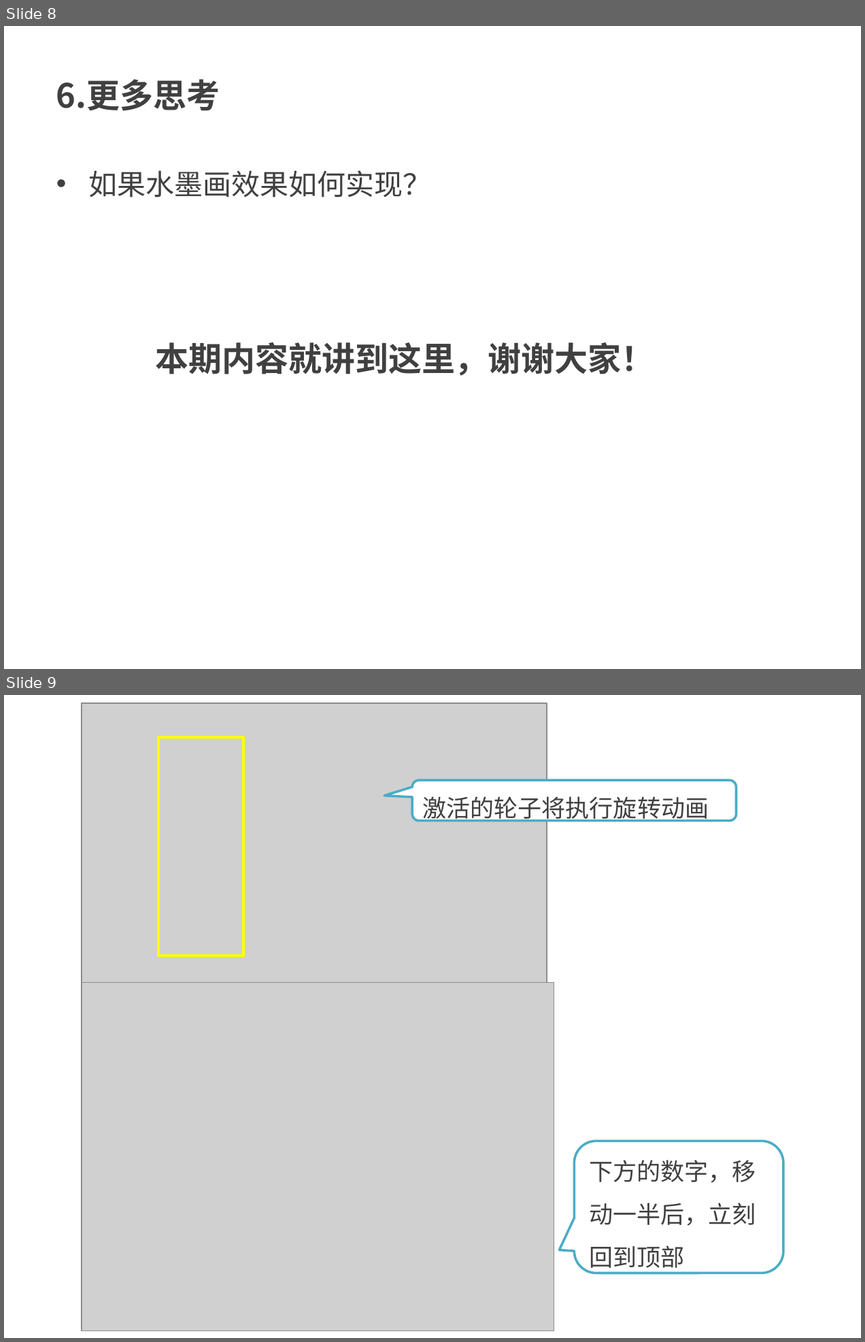
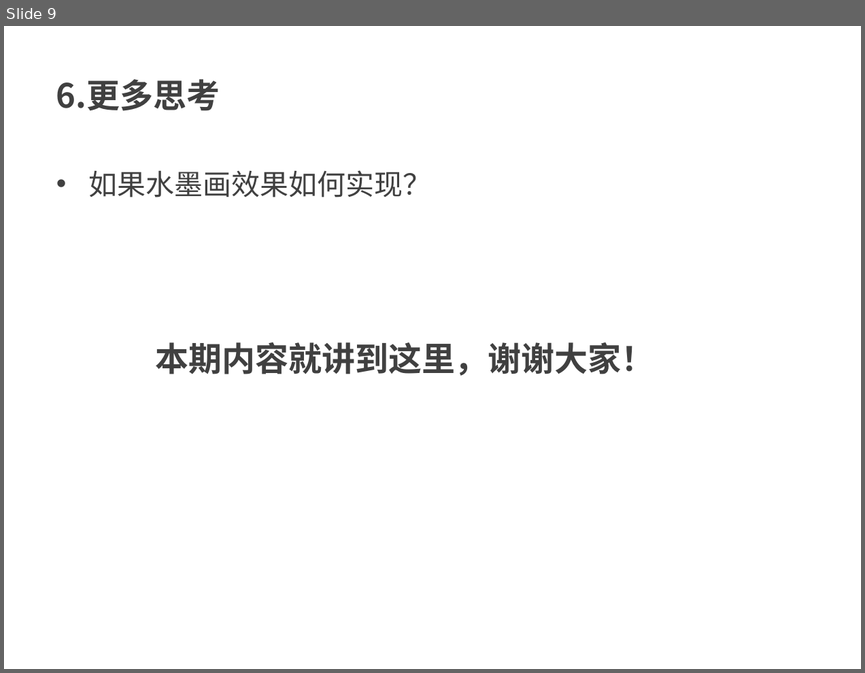
Before and after one commit to kong66/webAni, a slide deck: 35-css-filter/35.pptx. Shown one above the other, each under a label of ours: slides 8 and 9 before the commit, slide 9 after it. The pictures are 865x1342 and 865x673 pixels, drawn with LibreOffice and Linux fonts; fonts in the diff are those of the drawing; grey boxes stand for pictures. Boxes give left, top, right and bottom in pixels: in the first picture for what was removed or moved away, otherwise in the second. Text is boxed around its words. In the diff, an @@ line names an element or a change of style, - is before the commit and + after.

```diff
--- a/35-css-filter/35.pptx
+++ b/35-css-filter/35.pptx
@@ slide 9 removed at [4,695,861,1338], background #FFFFFF @@
@@ picture removed at [82,704,547,983] @@
@@ rectangle removed at [158,737,243,955] @@
@@ rounded speech box removed at [412,780,736,820] @@
-激活的轮子将执行旋转动画
@@ picture removed at [82,983,554,1331] @@
@@ rounded speech box removed at [574,1140,783,1272] @@
-下方的数字，移动一半后，立刻回到顶部
@@ what was slide 8 is now slide 9 @@
```
Also in this commit, not shown: 3 slides changed, 1 slide added, 3 other files.
